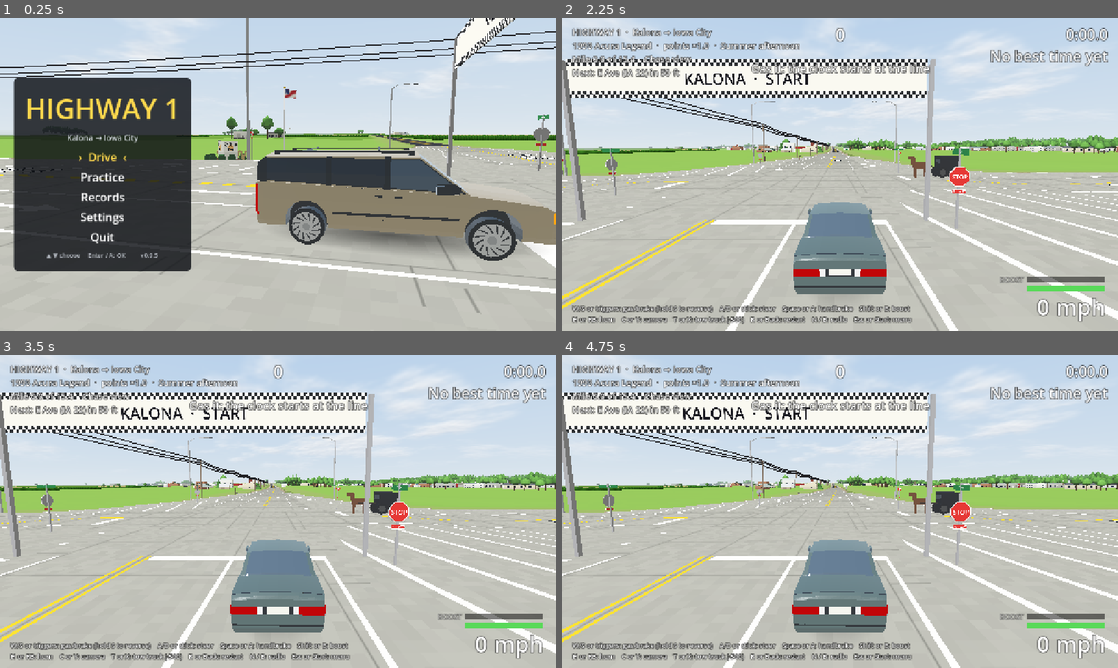
Above: before the commit, frames 1-4 (two rows, left to right).
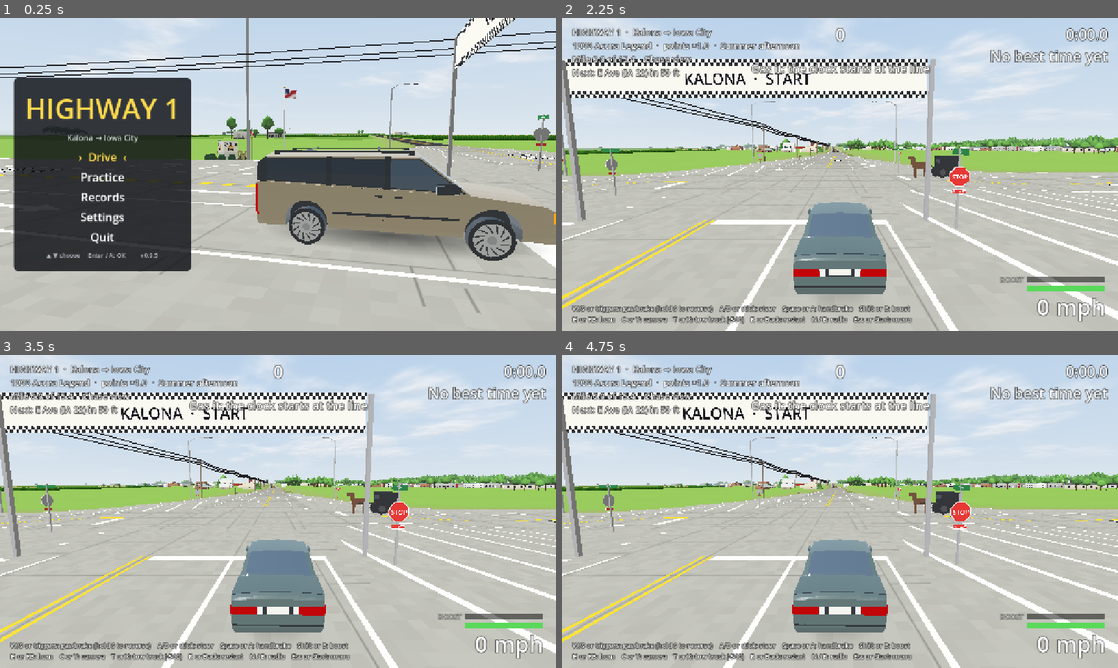
Above: after the commit, the same moments.

Repository: DBYoder/Driving-Game
Game: Godot game, scene res://scenes/main.tscn
Same seed, same stepped clock (60 frames per second), same inputs: the game is played once before the commit and once after it.
Inputs (mouse positions are in pixels of both pictures, inside the frame that each line leads up to):
- Up to frame 1 (0.25 s): no input
- Up to frame 2 (2.25 s): tap Enter (change_car) at 0.5 s; move the mouse to (962, 158) at 0.52 s; hold D (menu_right) 0.53-1.25 s; hold Shift (boost) 0.53-1.25 s; click (962, 158) at 0.67 s; drag from (728, 190) to (812, 237) at 1.27 s; move the mouse to (895, 105) at 2.02 s; hold D (menu_right) from 2.03 s (still down); hold Enter (change_car) from 2.03 s (still down)
- Up to frame 3 (3.5 s): release D (menu_right) at 2.75 s; release Enter (change_car) at 2.75 s; drag from (250, 574) to (111, 464) at 2.77 s
- Up to frame 4 (4.75 s): move the mouse to (1006, 558) at 3.52 s; hold A (menu_left) 3.53-4.25 s; hold N (radio_next) 3.53-4.25 s; drag from (673, 464) to (756, 433) at 4.27 s

The runs differ from the first frame. In frame 1, less than 0.1% of the frame differs, in the area x 40-71%, y 31-39%; in frame 2, 0.1%, in the area x 18-100%, y 38-43%; in frame 3, 0.1%; in frame 4, 0.1%.

Commit message:
Lighter scenery: trees nearer to plain, one set of house windows
Measured per frame (hiding each part in turn): at the Kalona start the
buildings and trees were 159k of 264k triangles, the trees 88k of it. A
512 m block switches its models all at once, so 3 to 4 times more trees
had their detailed model than stand near the car.

- Trees, conifers and yard lights switch to their plain models at 0.55 of
  the buildings' distance (about 250 m on Medium).
- The near tree is 30 triangles (36), the far one 8 (10).
- A house has one set of windows, built for two stories: on a one-story
  house the shader moves the lower row up the wall and makes it taller,
  drops the upper row and raises the door and porch. 126 triangles (184).

Kalona start 264k -> 210k triangles a frame; the benchmark drive 184k ->
162k, the same draw calls.

Co-Authored-By: Claude Opus 5.5 <noreply@anthropic.com>
Claude-Session: https://claude.ai/code/session_01HESksoLjN5cfDRiuGm89Ar

Diff:
--- a/game/scripts/world/scenery.gd
+++ b/game/scripts/world/scenery.gd
@@ -8,7 +8,9 @@
 ## fitted to its own eaves and ridge and given its roof's color from the 2015 aerial
 ## photos (tools/bake_aerial.py) where it has one, in BLOCK-sized
 ## squares that load and unload around the car at the same distances as the detailed
-## terrain under them, with plainer models past `near_lod`. A block's instances are worked
+## terrain under them, with plainer models past `near_lod` (trees, conifers and yard lights
+## at SMALL_LOD_SHARE of it: there are thousands, and a block's whole half-kilometer
+## switches at once). A block's instances are worked
 ## out the first time it's needed (a wooded one has thousands of trees) and kept: on a
 ## worker thread, or without one (a single-threaded web build) a slice a frame. Near the
 ## car they're solid: buildings as boxes (and cylinders for bins), trees as their trunks.
@@ -17,6 +19,8 @@
 const LOAD_RADIUS := 1250.0  ## the detailed terrain's (WorldStreamer.RADII.tile)
 const UNLOAD_RADIUS := 1550.0
 const NEAR_LOD := 450.0  ## the usual `near_lod` (the High preset pushes it out)
+const SMALL_KINDS := ["tree", "conifer", "yard_light"]  ## plainer models nearer in...
+const SMALL_LOD_SHARE := 0.55  ## ...at this share of `near_lod`
 const LOD_HYSTERESIS := 50.0
 const COLLIDE_RADIUS := 250.0
 const COLLIDE_UNLOAD := 400.0
@@ -68,7 +72,8 @@
 	var buildings := PackedInt32Array()
 	var trees := PackedInt32Array()
 	var node: Node3D
-	var lod := -1
+	var lod := -1  ## buildings' model (0 detailed, 1 plain; -1 not built)
+	var small_lod := -1  ## trees' and yard lights'
 	var multimeshes := {}  ## kind -> MultiMeshInstance3D
 	var body := RID()
 	var shapes: Array[RID] = []
@@ -190,6 +195,16 @@
 	return p.distance_to(q)
 
 
+## The model a block `d` m off wants: detailed within `near` (a little nearer to switch
+## back, so it doesn't flicker on the line).
+func _lod(d: float, current: int, near: float) -> int:
+	return 0 if d < near - (LOD_HYSTERESIS if current == 1 else 0.0) else 1
+
+
+func _kind_lod(block: Block, kind: String) -> int:
+	return maxi(block.small_lod if kind in SMALL_KINDS else block.lod, 0)
+
+
 func _refresh_all() -> void:
 	_queue.clear()
 	var wanted: Array = []
@@ -202,8 +217,10 @@
 			_drop_body(block)
 		if d > LOAD_RADIUS:
 			continue
-		var lod := 0 if d < near_lod - (LOD_HYSTERESIS if block.lod == 1 else 0.0) else 1
-		if block.node == null or block.lod != lod or (d < COLLIDE_RADIUS and not block.body.is_valid()):
+		var lod := _lod(d, block.lod, near_lod)
+		var small := _lod(d, block.small_lod, near_lod * SMALL_LOD_SHARE)
+		if block.node == null or block.lod != lod or block.small_lod != small \
+				or (d < COLLIDE_RADIUS and not block.body.is_valid()):
 			wanted.append([d, block])
 	wanted.sort_custom(func(a, b): return a[0] < b[0])
 	for w in wanted:
@@ -216,7 +233,8 @@
 	var d := _distance(block)
 	if d > LOAD_RADIUS:
 		return true
-	var lod := 0 if d < near_lod - (LOD_HYSTERESIS if block.lod == 1 else 0.0) else 1
+	var lod := _lod(d, block.lod, near_lod)
+	var small := _lod(d, block.small_lod, near_lod * SMALL_LOD_SHARE)
 	if block.node == null:
 		if block.task == -1 and block.buffers.is_empty():
 			if _warming_up:
@@ -238,11 +256,13 @@
 		block.node = Node3D.new()
 		add_child(block.node)
 		block.lod = lod
+		block.small_lod = small
 		_instantiate(block)
-	if block.lod != lod:
+	if block.lod != lod or block.small_lod != small:
 		block.lod = lod
+		block.small_lod = small
 		for kind: String in block.multimeshes:
-			block.multimeshes[kind].multimesh.mesh = _meshes["%s:%d" % [kind, lod]]
+			block.multimeshes[kind].multimesh.mesh = _meshes["%s:%d" % [kind, _kind_lod(block, kind)]]
 	if d < COLLIDE_RADIUS and not block.body.is_valid():
 		_make_body(block)
 	return true
@@ -398,7 +418,7 @@
 		mm.transform_format = MultiMesh.TRANSFORM_3D
 		mm.use_colors = true
 		mm.use_custom_data = true
-		mm.mesh = _meshes["%s:%d" % [kind, maxi(block.lod, 0)]]
+		mm.mesh = _meshes["%s:%d" % [kind, _kind_lod(block, kind)]]
 		mm.instance_count = buffer.size() / STRIDE
 		mm.buffer = buffer
 		var inst := MultiMeshInstance3D.new()
@@ -503,6 +523,7 @@
 	block.node = null
 	block.multimeshes.clear()
 	block.lod = -1
+	block.small_lod = -1
 
 
 ## Solid boxes of the buildings within `radius` of a point (QA's clip probe), as
--- a/game/scripts/world/scenery_meshes.gd
+++ b/game/scripts/world/scenery_meshes.gd
@@ -8,8 +8,10 @@
 ## (shaders/scenery.gdshader): its walls, y 0 to 1 here, from the ground to the eaves, and
 ## its roof, y 1 to 2, from the eaves to the ridge. So one model takes every building's
 ## own roof pitch, from the lidar (a flat roof when the eaves are the ridge). UV.x says
-## which part a face is (plus 10 for a one-story house's windows, 20 for a two-story
-## one's: the shader drops the set that doesn't fit the eaves):
+## which part a face is, plus a house's windows' row: they're built for a two-story house,
+## and on a one-story one (low eaves) the shader moves the lower row (LOWER_ROW) to the
+## middle of the wall and makes it taller, drops the upper row (UPPER_ROW) and brings the
+## door and porch (DOOR_ROW) up to suit:
 ##   WALLS      walls and gable ends; the instance's color tints them
 ##   ROOF       the roof; the instance's roof color (UV.y a shade), and UV2 the slope as
 ##              built here (run, rise) for the shader to light it at its real pitch
@@ -23,8 +25,9 @@
 const ROOF := 1.0
 const ROOF_TRIM := 2.0
 const WALL_TRIM := 3.0
-const ONE_STORY := 10.0
-const TWO_STORY := 20.0
+const LOWER_ROW := 10.0
+const UPPER_ROW := 20.0
+const DOOR_ROW := 30.0
 
 const WALL := Color(1.0, 1.0, 1.0, 0.0)
 const PLAIN := Color(1.0, 1.0, 1.0, 0.0)  ## trim's vertex color: its color is in the UVs
@@ -71,10 +74,10 @@
 				_patch(st, Vector3(0.5, 0.06, 0.2), Vector2(0.3, 0.12), Vector3(1, 0, 0), DOOR)
 		"tree":
 			if lod == 0:
-				_prism(st, 0.045, 0.0, 0.42, 4, TRUNK)
-				_crown(st, Vector3(0, 0.6, 0), Vector3(0.5, 0.39, 0.5), 7)
+				_prism(st, 0.045, 0.0, 0.42, 3, TRUNK)
+				_crown(st, Vector3(0, 0.6, 0), Vector3(0.5, 0.39, 0.5), 6)
 			else:
-				_blob(st, Vector3(0, 0.6, 0), Vector3(0.5, 0.4, 0.5), 5, 0.0)
+				_blob(st, Vector3(0, 0.6, 0), Vector3(0.5, 0.4, 0.5), 4, 0.125)
 		"yard_light":  # a farm's pole light; the instance is 1 x height x 1
 			if lod == 0:
 				_prism(st, 0.11, 0.0, 1.0, 4, POLE)
@@ -103,28 +106,27 @@
 	_corners(st, 0.012, WHITE)
 	_part(st, ROOF_TRIM, BRICK)
 	MeshKit.box(st, Vector3(0.06, 1.0, 0.09), Vector3(0.31, 1.75, -0.16), PLAIN)  # its foot down in the roof
-	# Windows: one row on a one-story house, two on a two-story one, and the door.
-	for set: float in [ONE_STORY, TWO_STORY]:
-		var rows: Array = [0.52] if set == ONE_STORY else [0.27, 0.72]
-		var tall := 0.42 if set == ONE_STORY else 0.22
-		_part(st, WALLS + set)
-		for y: float in rows:
-			for x: float in [-0.34, -0.1, 0.12, 0.34]:
-				for side: float in [-1.0, 1.0]:
-					_patch(st, Vector3(x, y, side * 0.5), Vector2(0.07, tall), Vector3(0, 0, side), WINDOW)
-			for end: float in [-1.0, 1.0]:
-				_patch(st, Vector3(end * 0.5, y, 0.18), Vector2(0.1, tall), Vector3(end, 0, 0), WINDOW)
-		var porch := 0.8 if set == ONE_STORY else 0.4  # porch roof height at the wall
-		_patch(st, Vector3(-0.22, porch * 0.42, 0.5), Vector2(0.075, porch * 0.84), Vector3(0, 0, 1), DOOR)
-		_part(st, WALL_TRIM + set, PORCH_ROOF)
-		var a := Vector3(-0.42, porch, 0.5)
-		var b := Vector3(0.0, porch, 0.5)
-		var drop := Vector3(0, -porch * 0.12, 0.17)
-		MeshKit.quad(st, a, b, b + drop, a + drop, Vector3(0, 1, 0.3), PLAIN)
-		MeshKit.quad(st, a, b, b + drop, a + drop, Vector3(0, -1, 0), PLAIN)  # (seen from under it)
-		_part(st, WALL_TRIM + set, WHITE)
-		for x: float in [-0.41, -0.01]:
-			MeshKit.box(st, Vector3(0.012, porch * 0.88, 0.015), Vector3(x, porch * 0.44, 0.66), PLAIN)
+	# Two rows of windows (one, on a one-story house: see the top), the door and its porch.
+	for row: float in [LOWER_ROW, UPPER_ROW]:
+		var y := 0.27 if row == LOWER_ROW else 0.72
+		_part(st, WALLS + row)
+		for x: float in [-0.34, -0.1, 0.12, 0.34]:
+			for side: float in [-1.0, 1.0]:
+				_patch(st, Vector3(x, y, side * 0.5), Vector2(0.07, 0.22), Vector3(0, 0, side), WINDOW)
+		for end: float in [-1.0, 1.0]:
+			_patch(st, Vector3(end * 0.5, y, 0.18), Vector2(0.1, 0.22), Vector3(end, 0, 0), WINDOW)
+	var porch := 0.4  # the porch roof's height at the wall
+	_part(st, WALLS + DOOR_ROW)
+	_patch(st, Vector3(-0.22, porch * 0.42, 0.5), Vector2(0.075, porch * 0.84), Vector3(0, 0, 1), DOOR)
+	_part(st, WALL_TRIM + DOOR_ROW, PORCH_ROOF)
+	var a := Vector3(-0.42, porch, 0.5)
+	var b := Vector3(0.0, porch, 0.5)
+	var drop := Vector3(0, -porch * 0.12, 0.17)
+	MeshKit.quad(st, a, b, b + drop, a + drop, Vector3(0, 1, 0.3), PLAIN)
+	MeshKit.quad(st, a, b, b + drop, a + drop, Vector3(0, -1, 0), PLAIN)  # (seen from under it)
+	_part(st, WALL_TRIM + DOOR_ROW, WHITE)
+	for x: float in [-0.41, -0.01]:
+		_prism(st, 0.008, 0.0, porch * 0.88, 4, PLAIN, Vector3(x, 0, 0.66))
 	# The gable ends' attic windows (fitted with the roof: none on a flat one).
 	_part(st, WALLS)
 	for end: float in [-1.0, 1.0]:
@@ -314,15 +316,16 @@
 	st.set_uv2(Vector2(color.r, color.g) if trim else slope)
 
 
-## An upright n-sided prism (a trunk).
-static func _prism(st: SurfaceTool, radius: float, y0: float, y1: float, sides: int, color: Color) -> void:
+## An upright n-sided prism (a trunk, a post), open at the ends.
+static func _prism(st: SurfaceTool, radius: float, y0: float, y1: float, sides: int, color: Color,
+		at := Vector3.ZERO) -> void:
 	for i in sides:
 		var a0 := TAU * i / sides
 		var a1 := TAU * (i + 1) / sides
 		var p0 := Vector3(cos(a0), 0, sin(a0)) * radius
 		var p1 := Vector3(cos(a1), 0, sin(a1)) * radius
-		MeshKit.quad(st, p0 + Vector3.UP * y0, p1 + Vector3.UP * y0, p1 + Vector3.UP * y1, p0 + Vector3.UP * y1,
-			(p0 + p1).normalized(), color)
+		MeshKit.quad(st, at + p0 + Vector3.UP * y0, at + p1 + Vector3.UP * y0, at + p1 + Vector3.UP * y1,
+			at + p0 + Vector3.UP * y1, (p0 + p1).normalized(), color)
 
 
 ## A faceted crown: a ring of `sides` points around the middle, a point on top and one
--- a/game/shaders/scenery.gdshader
+++ b/game/shaders/scenery.gdshader
@@ -8,8 +8,9 @@
 // the ridge. Plus 2 for a roof sloping one way, up to the +z side (a lean-to, or half a
 // gable roof the lidar cut along its ridge), 4 up to the -z side: the ridge is moved to
 // that side. Trees, bins and the rest have a = 1 and nothing over y = 1.
-// UV.x is the part (walls, roof, roof trim, wall trim; +10/+20 for a one- or two-story
-// house's windows), UV.y and UV2 its color or the roof's slope.
+// UV.x is the part (walls, roof, roof trim, wall trim; +10/+20/+30 for a house's lower
+// and upper rows of windows and its door: moved to suit a one-story house), UV.y and UV2
+// its color or the roof's slope.
 // Vertex alpha says what a face is: 0 plain, 1/3 a window (glows warm at night), 2/3 a
 // lamp (a yard light, glows white), 1 leaves (the season's color: green, fall colors,
 // bare branches). Snow settles on whatever faces up.
@@ -26,7 +27,7 @@
 uniform float night : hint_range(0.0, 1.0) = 0.0;  // lit windows
 uniform bool fitted = false;  // Scenery's instances: walls and roofs fitted to each building
 
-const float TWO_STORY_M = 4.4;  // eaves this high: a two-story house's windows
+const float TWO_STORY_M = 4.4;  // eaves this high: a two-story house's windows and door
 
 varying float up;
 varying float shade;
@@ -42,9 +43,14 @@
 		float code = UV.x + 0.01;
 		float story = floor(code / 10.0);
 		float part = floor(code - story * 10.0);
-		bool two = e * scale.y > TWO_STORY_M;
-		if ((story == 1.0 && two) || (story == 2.0 && !two)) {
-			VERTEX = vec3(0.0);  // the other set of windows: not drawn
+		if (story > 0.5 && e * scale.y < TWO_STORY_M) {  // a one-story house (see SceneryMeshes)
+			if (story == 1.0) {
+				VERTEX.y = 0.52 + (VERTEX.y - 0.27) * 1.9;  // the lower row of windows, up the wall
+			} else if (story == 2.0) {
+				VERTEX = vec3(0.0);  // no upper row
+			} else {
+				VERTEX.y *= 2.0;  // the door and porch
+			}
 		}
 		float y = VERTEX.y;
 		bool roofy = part == 1.0 || part == 2.0 || y > 1.0;
--- a/game/tests/test_models.gd
+++ b/game/tests/test_models.gd
@@ -37,7 +37,7 @@
 			check(p.roof_slopes > 0 and p.roof_above, label + ": the roof up top (y 1 to 2), its slope with it")
 			check(p.walls_below, label + ": nothing over the ridge but a chimney or cupola")
 	var house := _parts(SceneryMeshes.build("house", 0))
-	check(house.sets.has(1) and house.sets.has(2), "a house has windows for one story and for two")
+	check(house.sets.has(1) and house.sets.has(2) and house.sets.has(3), "a house has two rows of windows and a door, for the shader to fit")
 	check(house.parts.has(int(SceneryMeshes.ROOF_TRIM)) and house.parts.has(int(SceneryMeshes.WALL_TRIM)), "and trim")
 	for kind: String in ["tree", "conifer", "bin", "elevator", "yard_light"]:
 		var verts: PackedVector3Array = SceneryMeshes.build(kind, 0).surface_get_arrays(0)[Mesh.ARRAY_VERTEX]
